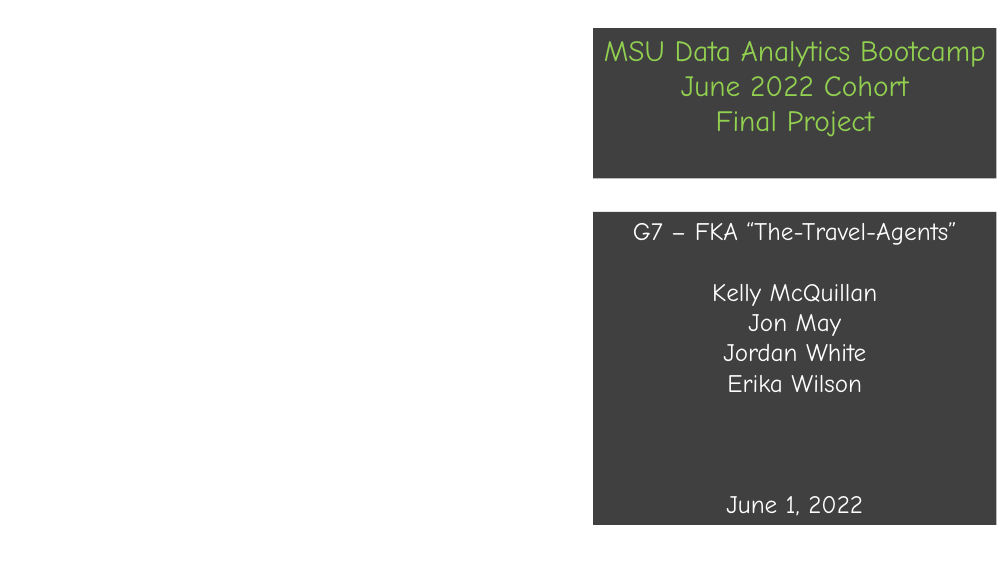
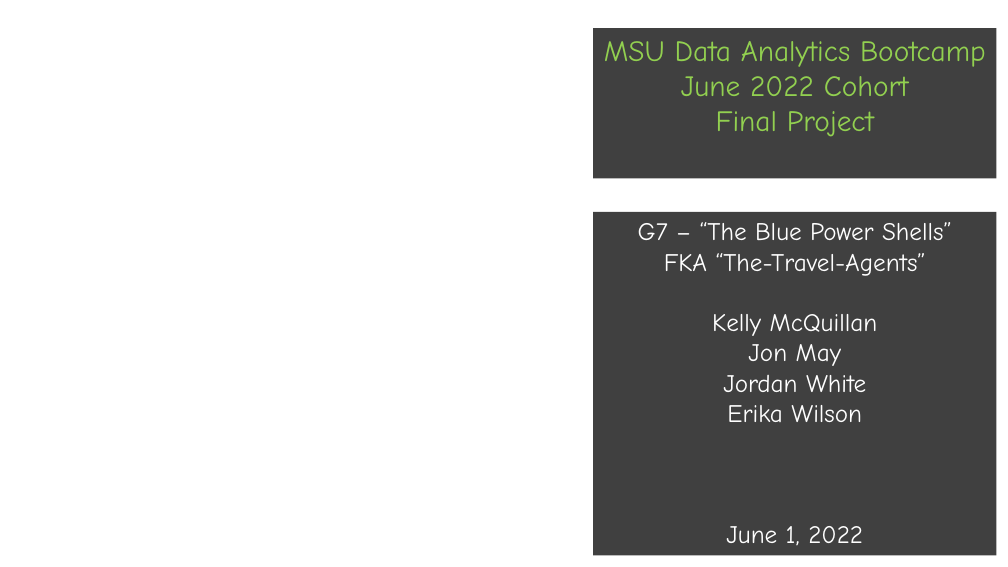
Before and after one commit to JordanWhite21/TheBluePowerShells, a slide deck: slide 1 of Final Project_MarioKart.pptx. Drawn at 1008x567 pixels with LibreOffice and Linux fonts; fonts in the diff are those of the drawing; background and template pictures are left out. Boxes give left, top, right and bottom in pixels: in the first picture for what was removed or moved away, otherwise in the second. Text is boxed around its words. In the diff, an @@ line names an element or a change of style, - is before the commit and + after.

```diff
--- a/Final Project_MarioKart.pptx
+++ b/Final Project_MarioKart.pptx
@@ rectangle "G7 – “The Blue Power ...": place and size @@
-rectangle "G7 – “The Blue Power ..." at box(594, 212, 997, 525)
+rectangle "G7 – “The Blue Power ..." at box(594, 212, 997, 555)
@@ text in rectangle at box(638, 222, 952, 276): text changed @@
-G7 – FKA “The-Travel-Agents”
+G7 – “The Blue Power Shells”
+FKA “The-Travel-Agents”
```
Also in this commit, not shown: 1 other slide changed, 10 slides added, 5 slides removed, 2 other files.
